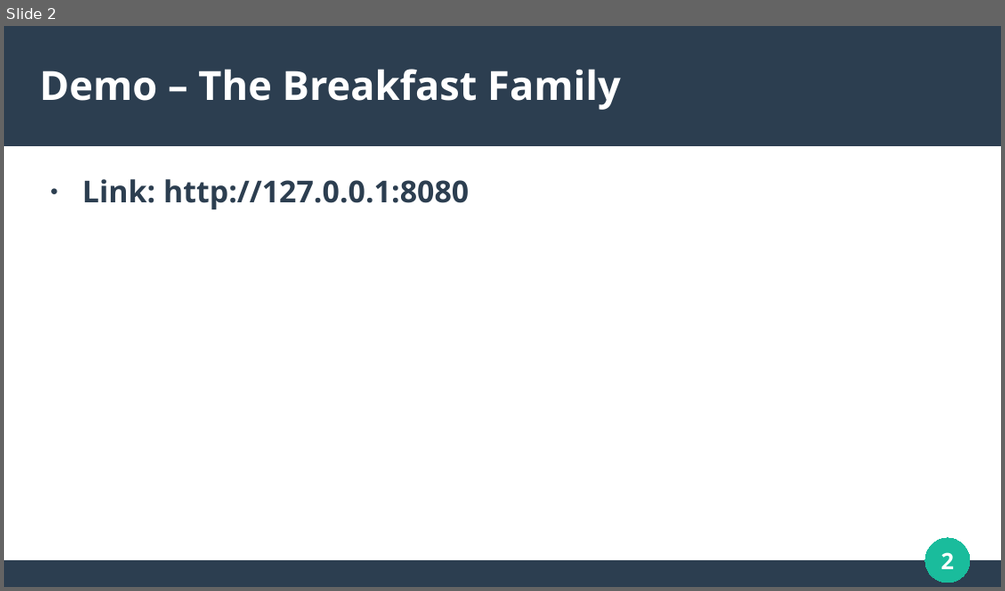
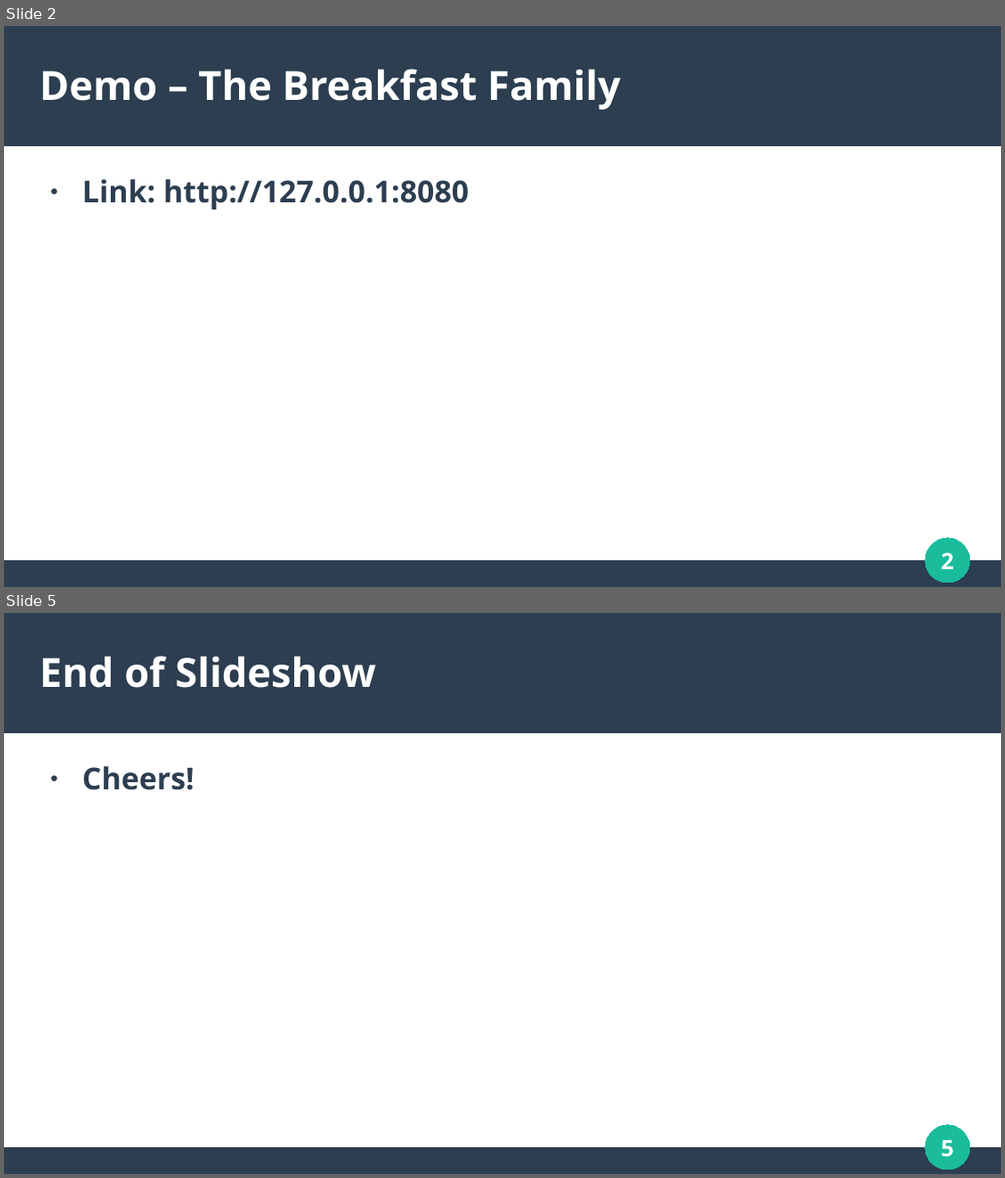
Before and after one commit to kaiguy71/Family-Tree, a slide deck: DeliverablePresentation.odp. Shown one above the other, each under a label of ours: slide 2 before the commit, slides 2 and 5 after it; the slides between them are not shown. The pictures are 1005x591 and 1005x1178 pixels, drawn with LibreOffice and Linux fonts; fonts in the diff are those of the drawing. Boxes give left, top, right and bottom in pixels: in the first picture for what was removed or moved away, otherwise in the second. Text is boxed around its words. In the diff, an @@ line names an element or a change of style, - is before the commit and + after.

Commit message:
Updated slideshow

```diff
--- a/DeliverablePresentation.odp
+++ b/DeliverablePresentation.odp
@@ slide 5 added at <box>4,613,1001,1174</box>, background #FFFFFF; not listed: 3 template elements that a slide beside it also shows @@
@@ title added at <box>40,656,376,688</box>, 32 pt, text #FFFFFF, bold @@
+End of Slideshow
@@ text added at <box>82,766,194,790</box>, 24 pt, text #2C3E50, bold @@
+● Cheers!
@@ page number added at <box>941,1140,955,1157</box>, 18 pt, text #FFFFFF, bold @@
+5
```
Also in this commit, not shown: 1 slide changed, 1 other slide added, 2 slides removed.
